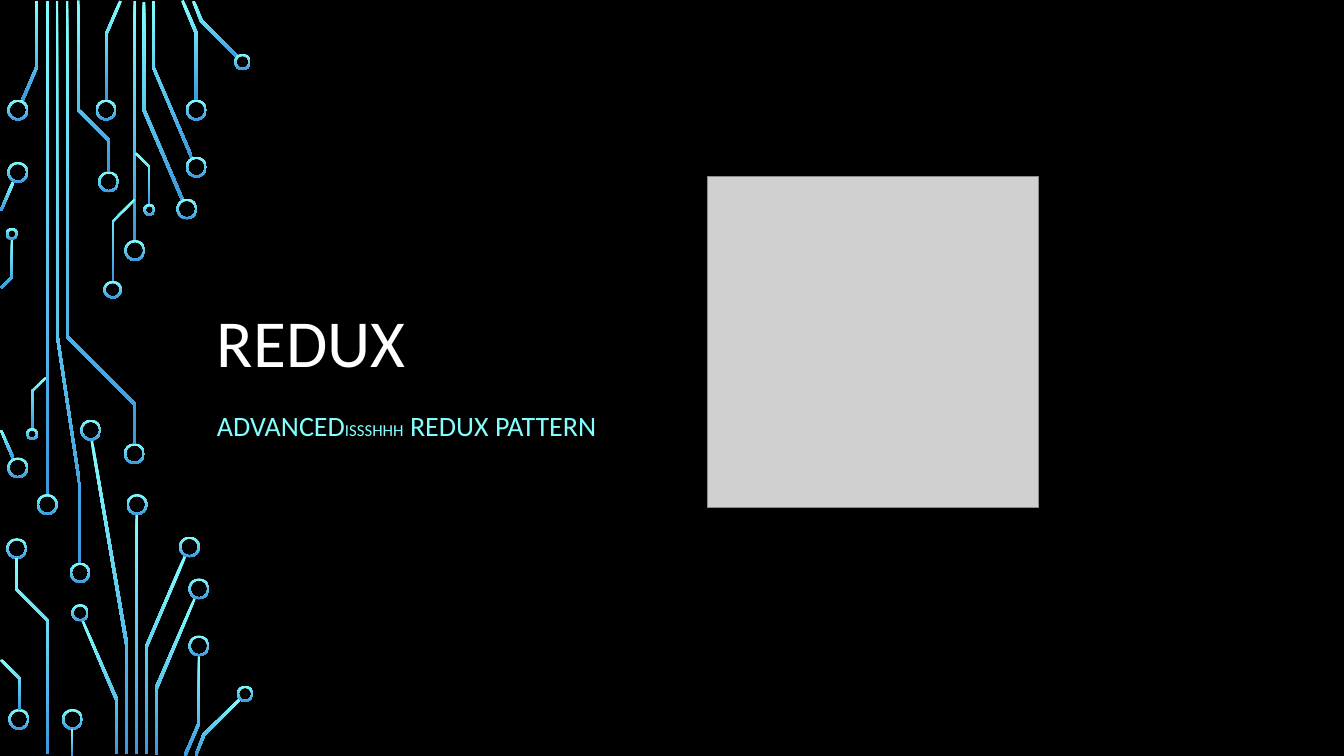
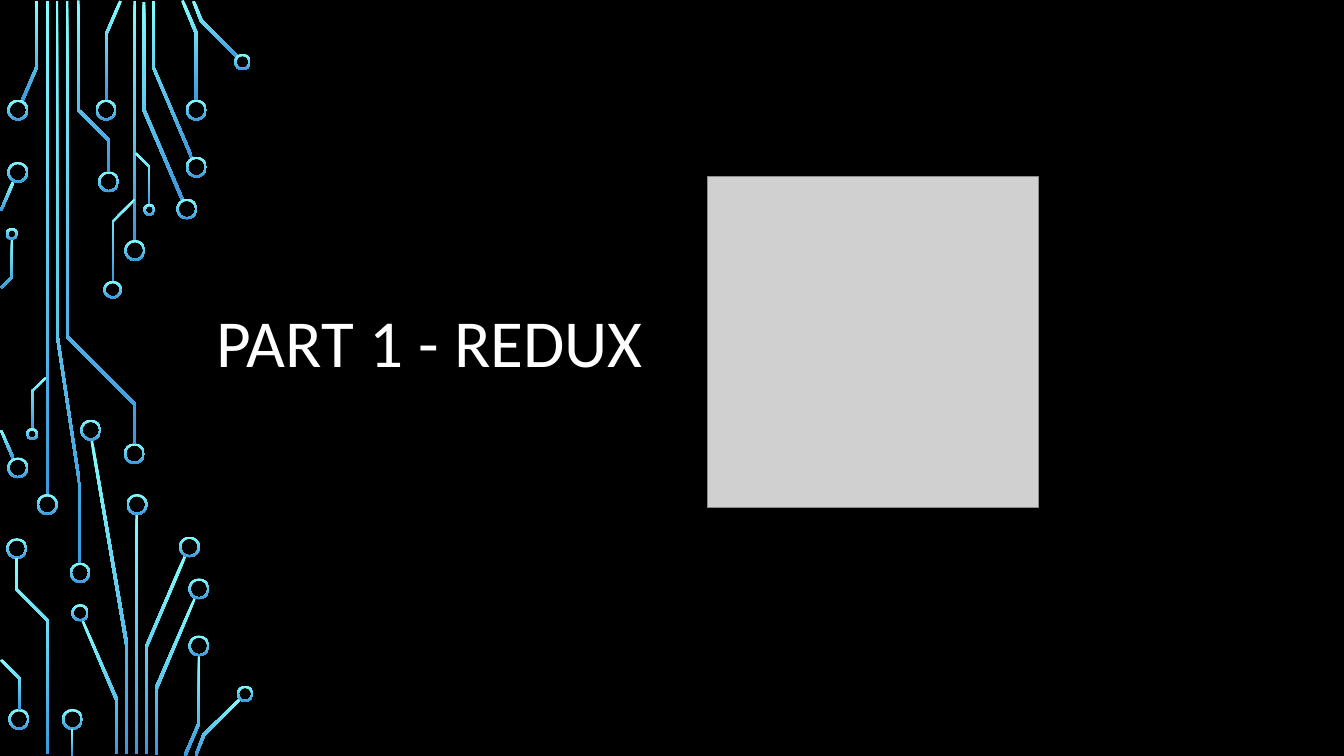
Before and after one commit to samuelgaudreau/formation-front-end-3, a slide deck: slide 1 of part-1/Redux+Patterns.pptx. Drawn at 1344x756 pixels with LibreOffice and Linux fonts; fonts in the diff are those of the drawing; grey boxes stand for pictures; background and template pictures are left out. Boxes give left, top, right and bottom in pixels: in the first picture for what was removed or moved away, otherwise in the second. Text is boxed around its words. In the diff, an @@ line names an element or a change of style, - is before the commit and + after.

```diff
--- a/part-1/Redux+Patterns.pptx
+++ b/part-1/Redux+Patterns.pptx
@@ title at (217,323,642,368): text changed @@
-REDUX
+PART 1 - REDUX
@@ subtitle removed at (410,418,596,437) @@
-ADVANCEDISSSHHH REDUX PATTERN
```
Also in this commit, not shown: 1 other slide changed, 8 slides added, 1 slide removed.
